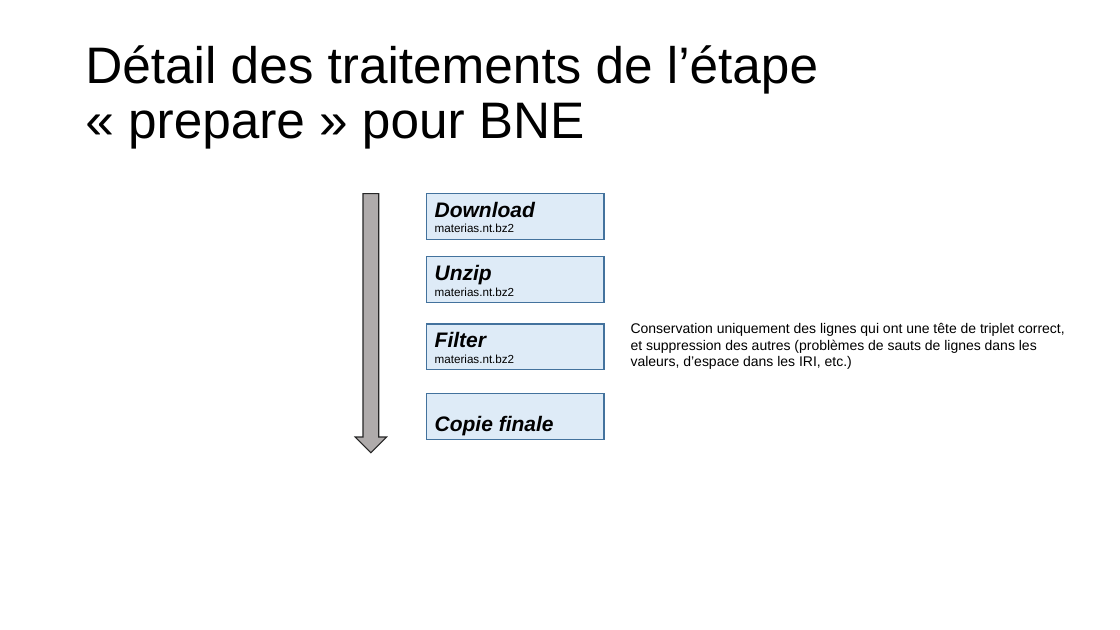
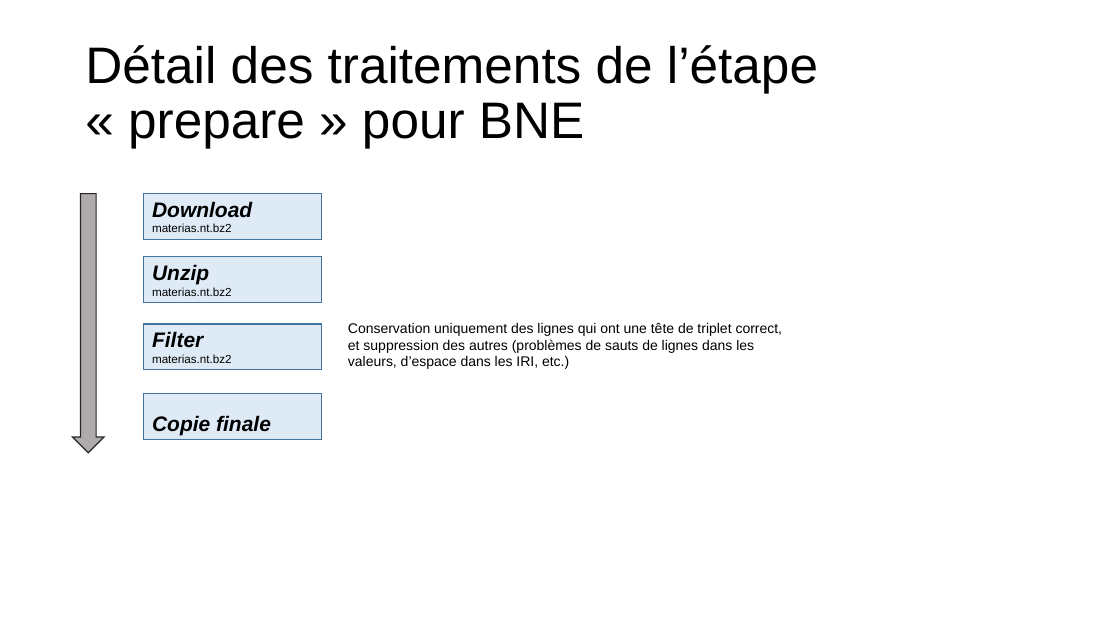
Before and after one commit to sparna-git/isidore-referentiels, a slide deck: slide 6 of documentation/documentation.pptx (slide 5 before the commit). Drawn at 1120x630 pixels with LibreOffice and Linux fonts; fonts in the diff are those of the drawing. Boxes give left, top, right and bottom in pixels: in the first picture for what was removed or moved away, otherwise in the second. Text is boxed around its words. In the diff, an @@ line names an element or a change of style, - is before the commit and + after.

```diff
--- a/documentation/documentation.pptx
+++ b/documentation/documentation.pptx
@@ right arrow moved from (x1=355, y1=193, x2=386, y2=453) to (x1=73, y1=193, x2=104, y2=453) @@
@@ 4 rectangles, 1 text moved together from (x1=427, y1=194, x2=1065, y2=440) to (x1=144, y1=194, x2=783, y2=440) @@
```
Also in this commit, not shown: 4 other slides changed, 1 slide added, 4 other files.
